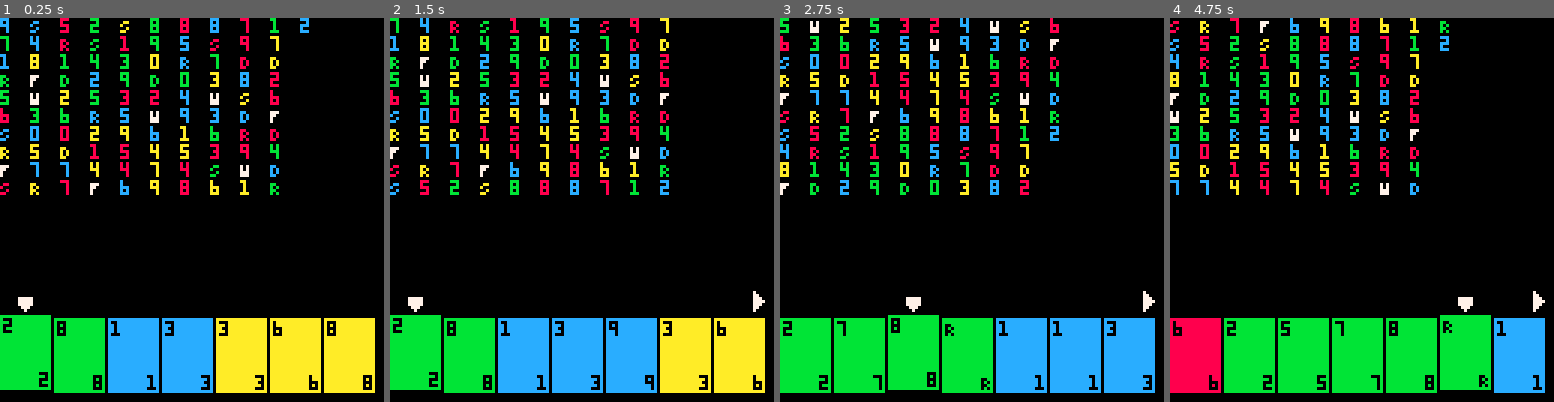
Above: before the commit, frames 1-4 (left to right).
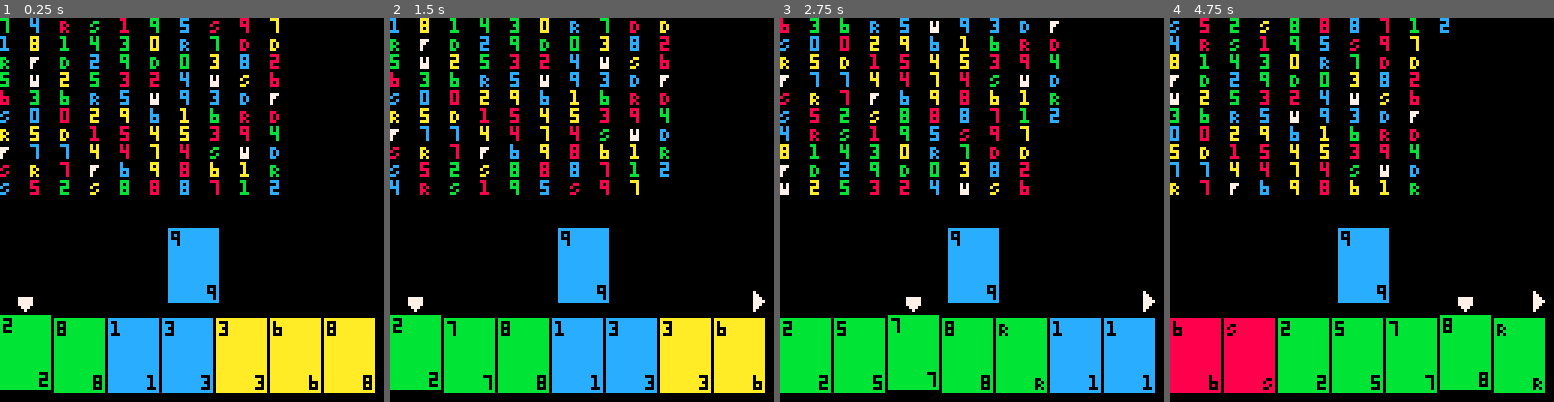
Above: after the commit, the same moments.

Repository: jakeharris/picuno
Game: PICO-8 cartridge carts/picuno.p8
Two runs of this game, one before a commit and one after it. Both use one fixed random seed, a clock stepped at 60 frames per second and the inputs below.
Inputs:
- Up to frame 1 (0.25 s): no input
- Up to frame 2 (1.5 s): tap O (Z key) at 0.7 s
- Up to frame 3 (2.75 s): hold Right 1.6-2.1 s; tap O (Z key) at 1.7, 2.1, 2.5 s; hold Right from 2.47 s (still down)
- Up to frame 4 (4.75 s): tap O (Z key) every 0.4 s from 2.9 to 4.5 s; release Right at 3.03 s; hold Left 3.08-3.58 s; hold Right 4.02-4.68 s

The runs differ from the first frame. In frame 1, 9.3% of the frame differs, in the area x 0-81%, y 0-75%; in frame 2, 12%; in frame 3, 12%; in frame 4, 14%, in the area x 0-98%, y 0-98%.

Commit message:
Add first pass of discard pile, rendering

Diff:
--- a/carts/picuno.p8
+++ b/carts/picuno.p8
@@ -26,6 +26,7 @@
 
 deck = {}
 hand = {}
+discard = {}
 cursor = 1
 leftmost = 1
 
@@ -47,6 +48,10 @@
 
   print_deck(deck)
   render_hand(hand, cursor, leftmost)
+
+  discard = {}
+  add(discard, draw(deck))
+  render_discard(discard)
 end
 
 function _update()
@@ -78,6 +83,7 @@
   render_hand(hand, cursor, leftmost)
   render_cursor(cursor, hand)
   render_scroll_arrows(leftmost, hand)
+  render_discard(discard)
 end
 
 function get_display_rank(rank)
@@ -121,6 +127,10 @@
   if leftmost < #hand - 6 then
     spr(1, 128 - 8, 96 - 5, 1, 1, false) -- right arrow
   end
+end
+
+function render_discard(discard)
+  render_card(discard[1], 64 - (CARD_CONSTS.width / 2), 96 - 2 - (CARD_CONSTS.height))
 end
 
 function generate_deck()
